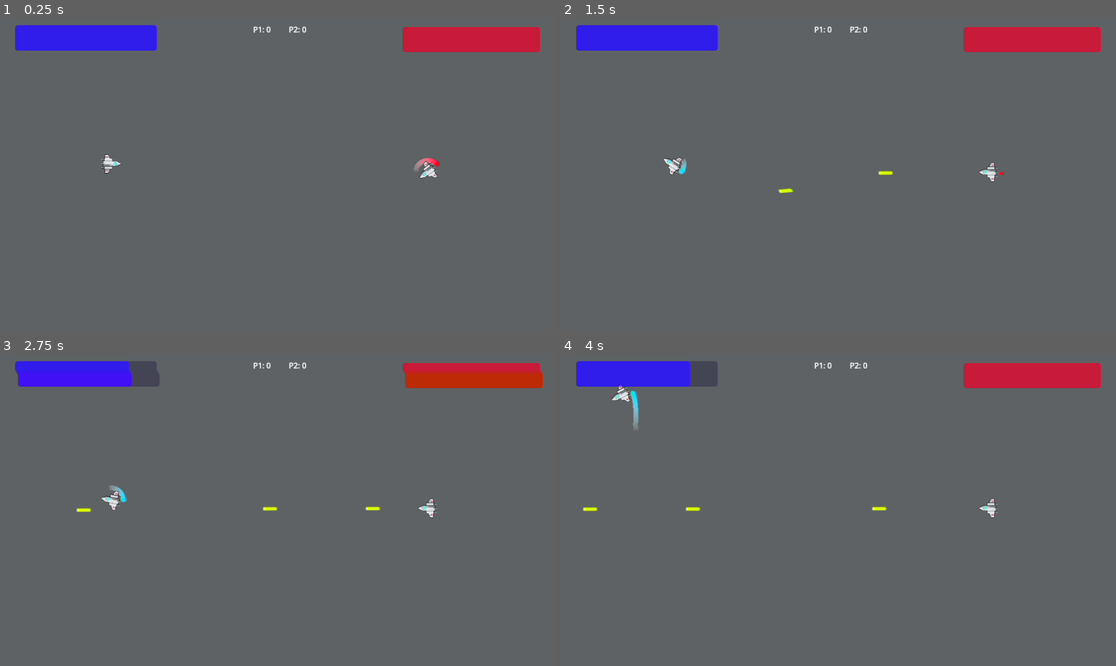
Above: before the commit, frames 1-4 (two rows, left to right).
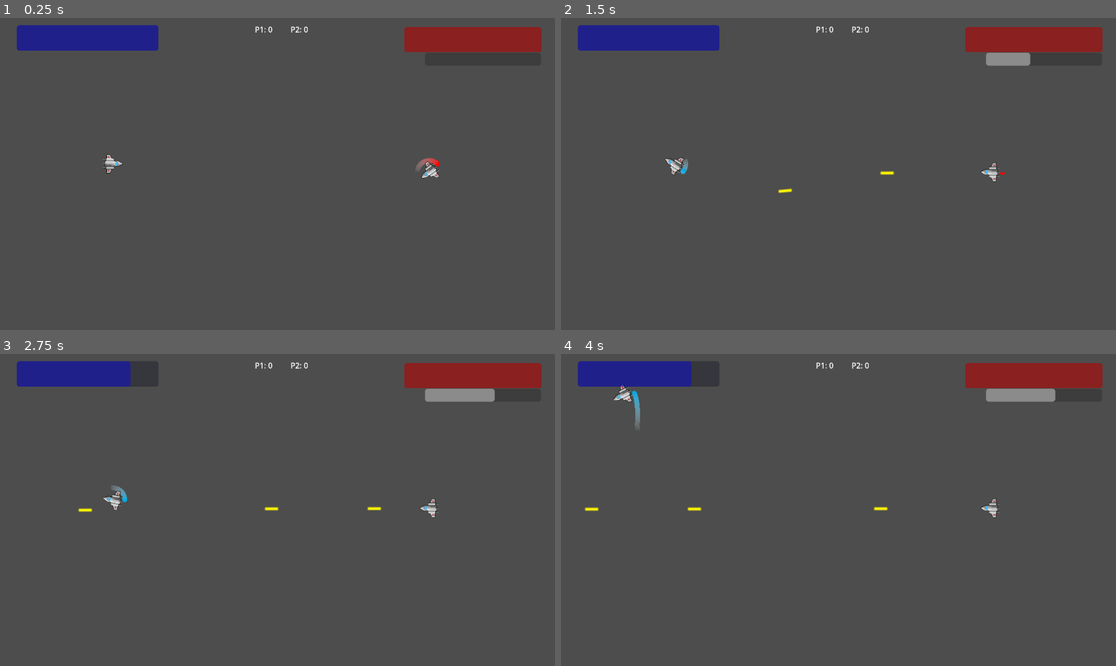
Above: after the commit, the same moments.

Repository: GreatSandwiches/Orbital-Obliteration
Game: Godot game, scene res://Scenes/level.tscn
Same seed, same stepped clock (60 frames per second), same inputs: the game is played once before the commit and once after it.
Inputs:
- Up to frame 1 (0.25 s): no input
- Up to frame 2 (1.5 s): hold Right (ui_right) 0.53-1.28 s; hold Shift (ui_shift) 0.53-1.28 s; hold Left (ui_left) from 1.28 s (still down); tap Shift (ui_shift) at 1.35 s
- Up to frame 3 (2.75 s): release Left (ui_left) at 2.03 s; hold Right (ui_right) from 2.03 s (still down); hold Shift (ui_shift) from 2.03 s (still down)
- Up to frame 4 (4 s): release Right (ui_right) at 2.78 s; release Shift (ui_shift) at 2.78 s; hold Up (ui_up) 2.78-3.53 s; tap Shift (ui_shift) at 2.85 s; hold Left (ui_left) from 3.53 s (still down); hold Shift (ui_shift) from 3.53 s (still down)

The runs differ from the first frame. In frame 1, 5.4% of the frame differs, in the area x 3-98%, y 2-52%; in frame 2, 5.4%, in the area x 3-98%, y 2-57%; in frame 3, 5.1%; in frame 4, 5.1%.

Commit message:
Adding gun heat buildup functionality

Diff:
--- a/Scenes/level.tscn
+++ b/Scenes/level.tscn
@@ -64,6 +64,7 @@
 [node name="CanvasLayer" type="CanvasLayer" parent="."]
 
 [node name="ColorRect" type="ColorRect" parent="CanvasLayer"]
+visible = false
 material = SubResource("ShaderMaterial_dhv0k")
 anchors_preset = 15
 anchor_right = 1.0
@@ -86,3 +87,11 @@
 offset_right = 327.0
 offset_bottom = 69.0
 show_percentage = false
+
+[node name="P2_Heat" type="ProgressBar" parent="."]
+offset_left = 880.0
+offset_top = 73.0
+offset_right = 1121.0
+offset_bottom = 100.0
+max_value = 10.0
+show_percentage = false
--- a/Scripts/global.gd
+++ b/Scripts/global.gd
@@ -3,10 +3,17 @@
 var p1_score = 0
 var p1_location = Vector2(0,0)
 var p1_health = 100
+var p1_gunheat = 0
+var p1_maxgunheat = 10
+var p1_coolingrate = 0.5
+
 #p2 variables
 var p2_score = 0
 var p2_location = Vector2(0,0)
 var p2_health = 100
+var p2_gunheat = 0
+var p2_maxgunheat = 10
+var p2_coolingrate = 3
 
 # Called when the node enters the scene tree for the first time.
 func _ready():
--- a/Scripts/level.gd
+++ b/Scripts/level.gd
@@ -10,6 +10,7 @@
 
 
 func _process(delta):
+	$P2_Heat.value = global.p2_gunheat
 	$P1_Health.value = global.p1_health
 	$P2_Health.value = global.p2_health
 	$P1_score.text = ("P1: " + str(global.p1_score))
--- a/Scripts/player2.gd
+++ b/Scripts/player2.gd
@@ -11,15 +11,17 @@
 var can_shoot = true
 var shoot_cooldown = 0.5
 var score = 0
+var cancool = true
 
 func _ready():
 	print(rotation_degrees)
 	global.p2_health = 100
+	global.p2_gunheat = 0
 	$Timer.wait_time = shoot_cooldown
 	$Timer.one_shot = true
 	$Timer.connect("timeout", Callable(self, "_on_timer_timeout"))
 
-
+# damage detection
 func _on_area_2d_area_entered(area):
 	if area.is_in_group("p1_bullet"):
 		take_damage(20)
@@ -34,6 +36,7 @@
 func die():
 	global.p2_health = 100
 	global.p1_score += 1
+	global.p2_gunheat = 0
 	print(global.p1_score)
 	get_tree().reload_current_scene()
 
@@ -42,6 +45,9 @@
 	bullet.position = $ProjectileSpawn.global_position
 	bullet.rotation = rotation
 	get_parent().add_child(bullet)
+
+
+
 
 func _on_timer_timeout():
 	can_shoot = true
@@ -65,11 +71,28 @@
 	if shipvector.y <= 0:
 		shipvectorbackward.y = 0.01 * (pow((shipvector.y - 1), 3) + 1)
 
+
+	velocity = 500 * shipvector
 	#old
 	#shipvectorbackward.x = 0.00001 * (pow((shipvector.x), 3))
 	#shipvectorbackward.y = 0.00001 * (pow((shipvector.y), 3))
 
-	velocity = 500 * shipvector
+
+	#heat cooldown
+	if global.p2_gunheat > 0 and cancool:
+		global.p2_gunheat -= global.p2_coolingrate * delta
+		print("cooling", global.p2_gunheat)
+		if global.p2_gunheat < 0:
+			global.p2_gunheat = 0
+
+
+	# Jank but it works ig // shot detection for guncooldown
+	if Input.is_action_pressed("ui_shift"):
+		cancool = false
+	else:
+		cancool = true
+
+
 
 	global.p2_location = -25 * transform.x + position
 
@@ -87,10 +110,17 @@
 	# Smooth rotation using lerp_angle
 	rotation = lerp_angle(rotation, target_rotation, 0.1)
 
+
+	# detecting for if player can shoot when key is pressed
 	if Input.is_action_pressed("ui_shift") and can_shoot:
-		_shoot()
-		can_shoot = false
-		$Timer.start()
+		if global.p2_gunheat < global.p2_maxgunheat:
+			_shoot()
+			global.p2_gunheat += 2
+			can_shoot = false
+			$Timer.start()
+			print(global.p2_gunheat)
+
+
 
 	# Apply velocity and move the character
 	move_and_slide()
